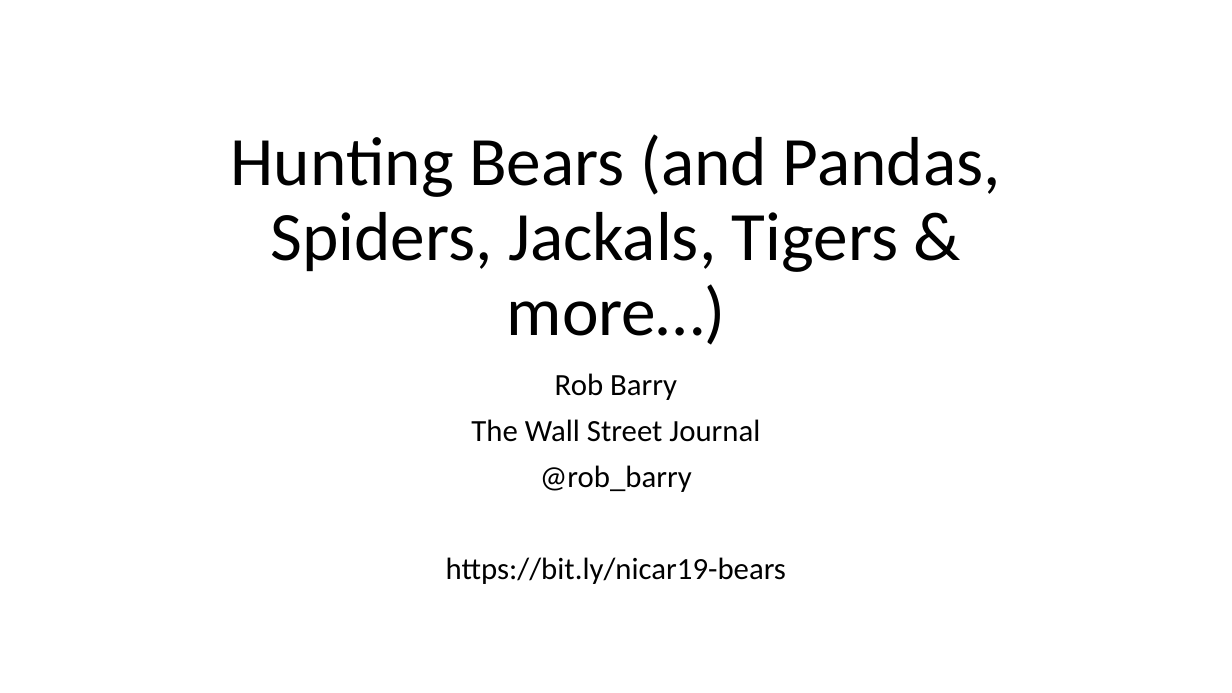
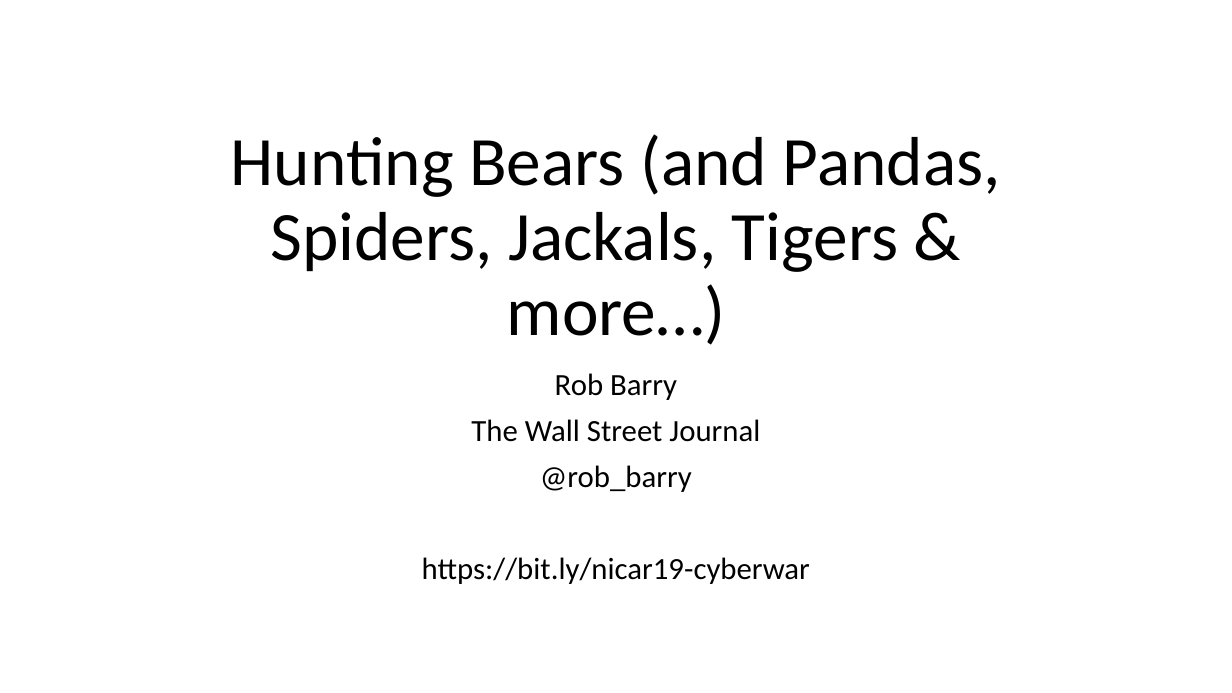
Before and after one commit to robbarry/nicar19-internetwar, a slide deck: slide 1 of hunting-bears-barry.pptx. Drawn at 1232x693 pixels with LibreOffice and Linux fonts; fonts in the diff are those of the drawing. Boxes give left, top, right and bottom in pixels: in the first picture for what was removed or moved away, otherwise in the second. Text is boxed around its words. In the diff, an @@ line names an element or a change of style, - is before the commit and + after.

Commit message:
updating bitly

```diff
--- a/hunting-bears-barry.pptx
+++ b/hunting-bears-barry.pptx
@@ subtitle at bbox=[422, 557, 810, 584]: text changed @@
-https://bit.ly/nicar19-bears
+https://bit.ly/nicar19-cyberwar
```
